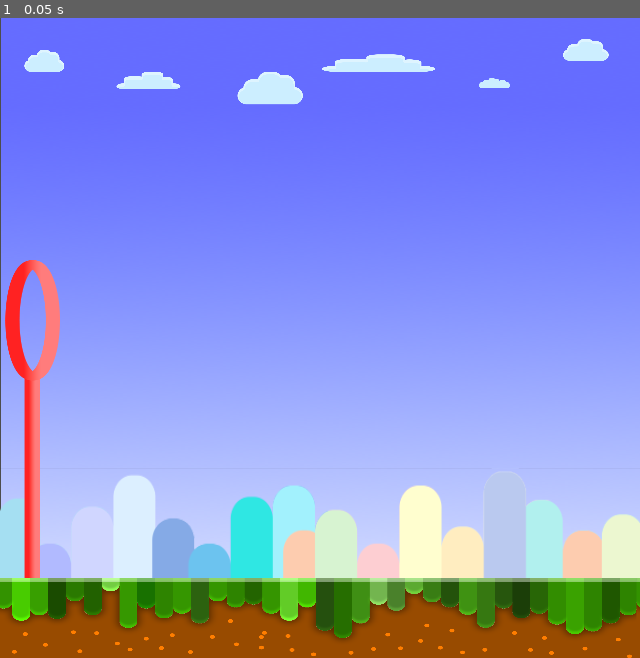
Above: before the commit, frame 1.
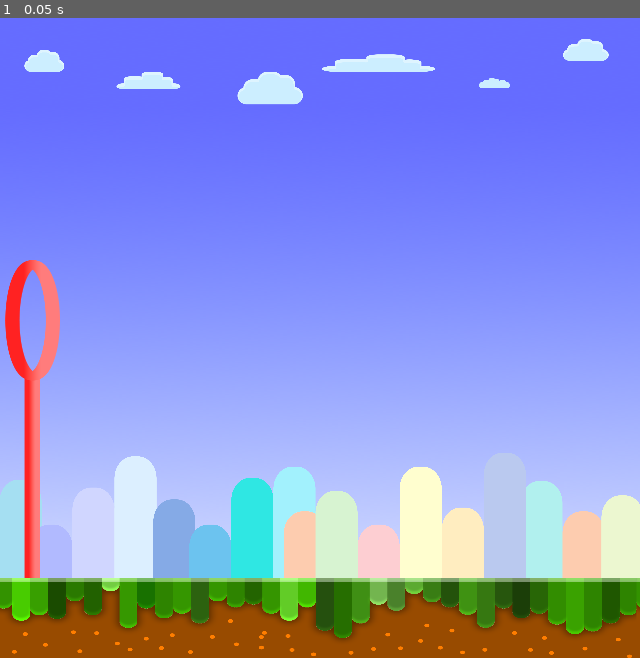
Above: after the commit, the same moment.

Repository: DewaldoDev/bubble
Game: Godot game, scene res://scenes/main.tscn
Two runs of this game, one before a commit and one after it. Both use one fixed random seed, a clock stepped at 60 frames per second and the inputs below. Sound files missing from this copy of the repository are replaced by a short silence.
Inputs:
- Up to frame 1 (0.05 s): no input

The runs differ from the first frame. In frame 1, 2.8% of the frame differs, in the area x 0-100%, y 0-88%.

Commit message:
building fix, score implimented

Diff:
--- a/scenes/bubble.gd
+++ b/scenes/bubble.gd
@@ -32,5 +32,5 @@
 
 func pop():
 	print("dead")
-	$AudioManager.play_fx(0)
+	#$AudioManager.play_fx(0)
 	$AnimatedSprite2D.play("death")
--- a/scenes/main.gd
+++ b/scenes/main.gd
@@ -1,6 +1,7 @@
 extends Node
 
 var pipeScene = [preload("res://scenes/obsticles/brick and spike.tscn"), preload("res://scenes/obsticles/lamp_obsticle.tscn"), preload("res://scenes/obsticles/no_bubbles_obsticle.tscn"), preload("res://scenes/obsticles/pillers.tscn")]
+@onready var label = $Label
 
 signal audio_changed(db_level)
 
@@ -47,6 +48,9 @@
 
 # Called every frame. 'delta' is the elapsed time since the previous frame.
 func _process(delta: float) -> void:
+
+
+
 	var db_level = AudioServer.get_bus_peak_volume_left_db(AudioServer.get_bus_index("Capture"), 0)
 	audio_changed.emit(db_level)
 	if gameRun:
@@ -107,7 +111,9 @@
 	$bubble.pop()
 
 func scoreIncrement(): # scrollSpeed, pipeGap, timer
+
 	score+=1
+	label.text = str(score)
 	$AudioManager.play_fx(1)
 
 	if score == 2:
--- a/scenes/main.tscn
+++ b/scenes/main.tscn
@@ -11,9 +11,9 @@
 [ext_resource type="Texture2D" uid="uid://cpp8o5kegcxs" path="res://Assets/bubble-circle_blue.png" id="10_q1t35"]
 [ext_resource type="Texture2D" uid="uid://0bg3tfe8ik7h" path="res://Assets/background.png" id="11_hgek2"]
 [ext_resource type="Texture2D" uid="uid://bufhmqxxo4dvb" path="res://Assets/ground.png" id="12_l2puo"]
+[ext_resource type="Texture2D" uid="uid://ds3bg27kg5pfg" path="res://Assets/bubble_buildings.png" id="13_bqe78"]
 [ext_resource type="Texture2D" uid="uid://4ka3b2csdfb2" path="res://Assets/wand.png" id="13_g31xe"]
 [ext_resource type="Texture2D" uid="uid://n3nqbrobkuhi" path="res://Assets/clouds_shadow.png" id="13_t02v7"]
-[ext_resource type="Texture2D" uid="uid://bv4pelmf6dn0t" path="res://Assets/bubble_buildings.webp" id="13_uqycs"]
 [ext_resource type="Texture2D" uid="uid://deei4xa4g1vb4" path="res://Assets/blow.png" id="15_y371w"]
 [ext_resource type="Texture2D" uid="uid://cuwqd8nwqcjgs" path="res://Assets/ready.png" id="16_cyr74"]
 [ext_resource type="Texture2D" uid="uid://1k1a222lyx1w" path="res://Assets/set.png" id="17_7iorw"]
@@ -247,8 +247,19 @@
 [node name="Main" type="Node"]
 script = ExtResource("1_7cf2f")
 
+[node name="Label" type="Label" parent="."]
+z_index = 9
+offset_left = 534.0
+offset_top = 46.0
+offset_right = 873.0
+offset_bottom = 234.0
+scale = Vector2(0.608677, 0.559999)
+theme_override_font_sizes/font_size = 70
+
 [node name="bubble" type="CharacterBody2D" parent="." node_paths=PackedStringArray("Main")]
-position = Vector2(67, 303)
+z_index = 5
+z_as_relative = false
+position = Vector2(68, 303)
 scale = Vector2(1e-05, 1e-05)
 script = ExtResource("1_mmlu5")
 Main = NodePath("..")
@@ -272,7 +283,7 @@
 
 [node name="Background" type="Sprite2D" parent="."]
 z_index = -5
-position = Vector2(323, 316)
+position = Vector2(322, 317)
 scale = Vector2(3.22, 1)
 texture = ExtResource("11_hgek2")
 
@@ -291,7 +302,7 @@
 texture = ExtResource("12_l2puo")
 
 [node name="CloudsShadow" type="Sprite2D" parent="Ground"]
-z_index = -1
+z_index = 3
 position = Vector2(321, -520)
 scale = Vector2(0.133195, 0.139815)
 texture = ExtResource("13_t02v7")
@@ -304,15 +315,15 @@
 
 [node name="BubbleBuildings" type="Sprite2D" parent="Ground"]
 z_index = -4
-position = Vector2(321, -83)
-scale = Vector2(0.934877, 1.09677)
-texture = ExtResource("13_uqycs")
+position = Vector2(321.522, -102)
+scale = Vector2(0.107338, 0.125926)
+texture = ExtResource("13_bqe78")
 
 [node name="BubbleBuildings2" type="Sprite2D" parent="Ground"]
 z_index = -4
-position = Vector2(967, -83)
-scale = Vector2(0.934877, 1.09677)
-texture = ExtResource("13_uqycs")
+position = Vector2(961.746, -101)
+scale = Vector2(0.105915, 0.124074)
+texture = ExtResource("13_bqe78")
 
 [node name="Wand" type="Sprite2D" parent="."]
 position = Vector2(32.6581, 414)
--- a/scenes/obsticles/pillers.tscn
+++ b/scenes/obsticles/pillers.tscn
@@ -1,10 +1,10 @@
 [gd_scene load_steps=8 format=3 uid="uid://bchdsu8nxrh2e"]
 
-[ext_resource type="Script" path="res://scenes/pipe.gd" id="1_7ulpn"]
-[ext_resource type="Texture2D" uid="uid://ds11mvx8m10bu" path="res://Assets/verticle obsticle.png" id="2_mvyoh"]
-[ext_resource type="Texture2D" uid="uid://dft3stme66l56" path="res://Assets/o_pillar.png" id="2_ygyv8"]
-[ext_resource type="Texture2D" uid="uid://yrwnb0h2m3hc" path="res://Assets/obsticle.png" id="3_drfpf"]
-[ext_resource type="Texture2D" uid="uid://yaygiuro7vqj" path="res://Assets/o_moss_bricks.png" id="5_gkyao"]
+[ext_resource type="Script" path="res://scenes/pipe.gd" id="1_83tbn"]
+[ext_resource type="Texture2D" uid="uid://dft3stme66l56" path="res://Assets/o_pillar.png" id="2_vxd5w"]
+[ext_resource type="Texture2D" uid="uid://ds11mvx8m10bu" path="res://Assets/verticle obsticle.png" id="3_yt130"]
+[ext_resource type="Texture2D" uid="uid://yrwnb0h2m3hc" path="res://Assets/obsticle.png" id="4_rh07q"]
+[ext_resource type="Texture2D" uid="uid://yaygiuro7vqj" path="res://Assets/o_moss_bricks.png" id="5_vh1r2"]
 
 [sub_resource type="RectangleShape2D" id="RectangleShape2D_q5bpn"]
 size = Vector2(18.0003, 283)
Binary file added: Assets/bubble_buildings.png
Not shown, added: Assets/bubble_buildings.png.import
Binary file removed: Assets/bubble_buildings.webp
Not shown: 2 places in scenes/obsticles/pillers.tscn that only renumber resources
